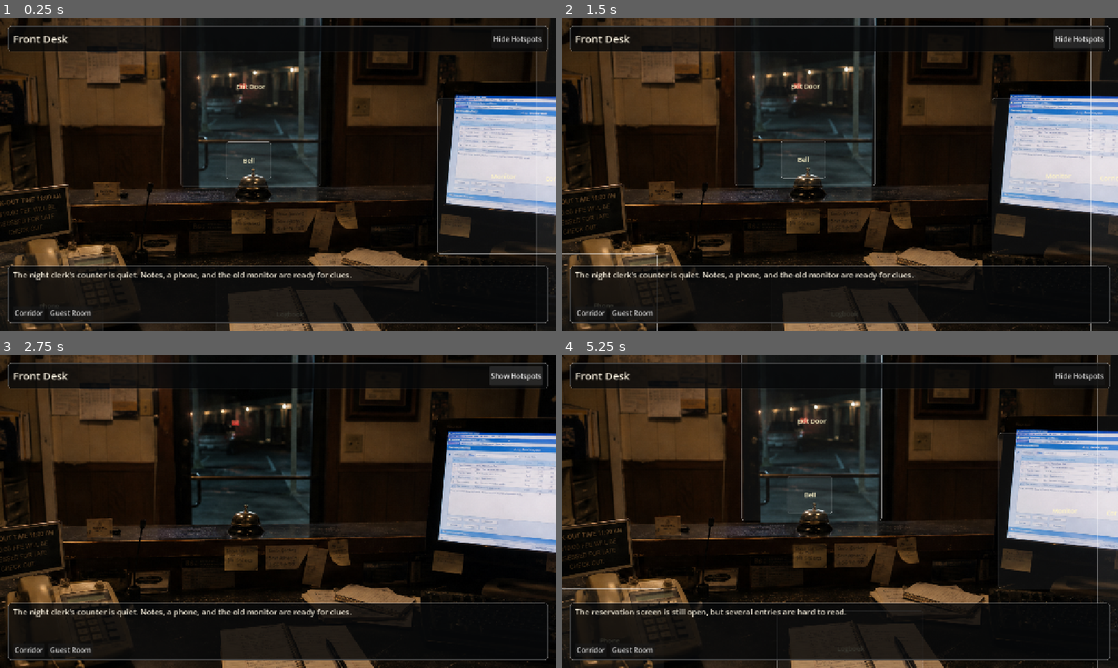
Above: before the commit, frames 1-4 (two rows, left to right).
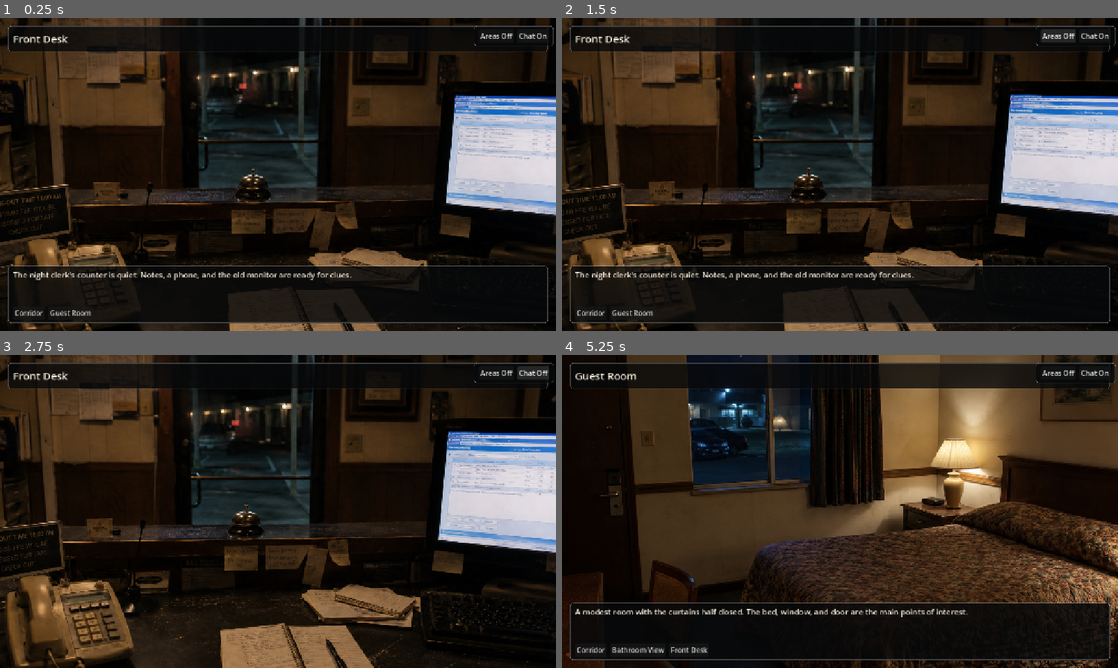
Above: after the commit, the same moments.

Repository: big-gorae/hotel-web-01
Game: Godot game, scene res://scenes/main.tscn
Same seed, same stepped clock (60 frames per second), same inputs: the game is played once before the commit and once after it.
Inputs (mouse positions are in pixels of both pictures, inside the frame that each line leads up to):
- Up to frame 1 (0.25 s): no input
- Up to frame 2 (1.5 s): click "Hide Hotspots" (after the commit: "Areas Off") at 0.5 s; click "Show Hotspots" (after the commit: "Areas On") at 1.25 s
- Up to frame 3 (2.75 s): click (533, 373) at 2 s, where only the run after the commit has a clickable "Chat On"
- Up to frame 4 (5.25 s): click (1095, 373) at 2.75 s, where only the run after the commit has a clickable "Chat Off"; click "Corridor" at 3.5 s; click (1112, 511) at 4.25 s, where only the run before the commit has a clickable "Corridor"; click (628, 461) at 5.02 s

The runs differ from the first frame. In frame 1, 1.0% of the frame differs, in the area x 7-100%, y 0-100%; in frame 2, 2.2%; in frame 3, 9.4%; in frame 4, 57%, in the area x 0-100%, y 0-100%.

Commit message:
fix: hide hotspot overlays by default

Diff:
--- a/scripts/main.gd
+++ b/scripts/main.gd
@@ -16,6 +16,10 @@
 	"bg": Color(0.25, 0.72, 1.0, 0.22),
 	"border": Color(0.45, 0.82, 1.0, 0.95),
 }
+const HIDDEN_STYLE := {
+	"bg": Color(1.0, 1.0, 1.0, 0.0),
+	"border": Color(1.0, 1.0, 1.0, 0.0),
+}
 
 const HOTEL_SCENES := {
 	"front_desk": {
@@ -206,15 +210,18 @@
 var current_scene_id := START_SCENE_ID
 var current_texture: Texture2D
 var hotspot_buttons: Array[Button] = []
-var show_hotspots := true
+var show_hotspots := false
+var show_chat := true
 var mouse_position := Vector2.ZERO
 
 var photo: TextureRect
 var hotspot_layer: Control
 var title_label: Label
+var bottom_panel: PanelContainer
 var message_label: Label
 var nav_bar: HBoxContainer
 var hotspot_toggle: Button
+var chat_toggle: Button
 
 
 func _ready() -> void:
@@ -278,13 +285,37 @@
 	title_label.add_theme_color_override("font_color", Color(0.96, 0.93, 0.86))
 	top_row.add_child(title_label)
 
+	var corner_panel := PanelContainer.new()
+	corner_panel.anchor_left = 1.0
+	corner_panel.anchor_right = 1.0
+	corner_panel.anchor_top = 0.0
+	corner_panel.anchor_bottom = 0.0
+	corner_panel.offset_left = -190.0
+	corner_panel.offset_top = 18.0
+	corner_panel.offset_right = -18.0
+	corner_panel.offset_bottom = 58.0
+	corner_panel.add_theme_stylebox_override("panel", _make_panel_style(Color(0.03, 0.035, 0.04, 0.78), Color(1.0, 1.0, 1.0, 0.10), 8))
+	add_child(corner_panel)
+
+	var corner_row := HBoxContainer.new()
+	corner_row.add_theme_constant_override("separation", 8)
+	corner_panel.add_child(corner_row)
+
 	hotspot_toggle = Button.new()
-	hotspot_toggle.text = "Hide Hotspots"
+	hotspot_toggle.text = "Areas Off"
+	hotspot_toggle.custom_minimum_size = Vector2(76.0, 30.0)
 	hotspot_toggle.focus_mode = Control.FOCUS_NONE
 	hotspot_toggle.pressed.connect(_toggle_hotspots)
-	top_row.add_child(hotspot_toggle)
-
-	var bottom_panel := PanelContainer.new()
+	corner_row.add_child(hotspot_toggle)
+
+	chat_toggle = Button.new()
+	chat_toggle.text = "Chat On"
+	chat_toggle.custom_minimum_size = Vector2(72.0, 30.0)
+	chat_toggle.focus_mode = Control.FOCUS_NONE
+	chat_toggle.pressed.connect(_toggle_chat)
+	corner_row.add_child(chat_toggle)
+
+	bottom_panel = PanelContainer.new()
 	bottom_panel.set_anchors_and_offsets_preset(Control.PRESET_BOTTOM_WIDE)
 	bottom_panel.offset_left = 18.0
 	bottom_panel.offset_top = -150.0
@@ -321,16 +352,12 @@
 		button.focus_mode = Control.FOCUS_NONE
 		button.mouse_default_cursor_shape = Control.CURSOR_POINTING_HAND
 		button.set_meta("hotspot", hotspot)
-		button.add_theme_stylebox_override("normal", _make_panel_style(IDLE_STYLE["bg"], IDLE_STYLE["border"], 5))
-		button.add_theme_stylebox_override("hover", _make_panel_style(HOVER_STYLE["bg"], HOVER_STYLE["border"], 5))
-		button.add_theme_stylebox_override("pressed", _make_panel_style(PRESS_STYLE["bg"], PRESS_STYLE["border"], 5))
-		button.add_theme_color_override("font_color", Color(1.0, 0.96, 0.78))
-		button.add_theme_color_override("font_hover_color", Color(1.0, 0.95, 0.62))
 		button.add_theme_font_size_override("font_size", 15)
-		button.visible = show_hotspots
 		button.pressed.connect(_on_hotspot_pressed.bind(hotspot))
 		hotspot_layer.add_child(button)
 		hotspot_buttons.append(button)
+
+	_apply_hotspot_display()
 
 
 func _build_navigation(exits: Array) -> void:
@@ -356,10 +383,36 @@
 
 func _toggle_hotspots() -> void:
 	show_hotspots = not show_hotspots
-	hotspot_toggle.text = "Hide Hotspots" if show_hotspots else "Show Hotspots"
+	_apply_hotspot_display()
+
+
+func _toggle_chat() -> void:
+	show_chat = not show_chat
+	bottom_panel.visible = show_chat
+	chat_toggle.text = "Chat On" if show_chat else "Chat Off"
+
+
+func _apply_hotspot_display() -> void:
+	hotspot_toggle.text = "Areas On" if show_hotspots else "Areas Off"
 
 	for button in hotspot_buttons:
-		button.visible = show_hotspots
+		var hotspot: Dictionary = button.get_meta("hotspot")
+		if show_hotspots:
+			button.text = hotspot["label"]
+			button.tooltip_text = hotspot.get("text", hotspot["label"])
+			button.add_theme_stylebox_override("normal", _make_panel_style(IDLE_STYLE["bg"], IDLE_STYLE["border"], 5))
+			button.add_theme_stylebox_override("hover", _make_panel_style(HOVER_STYLE["bg"], HOVER_STYLE["border"], 5))
+			button.add_theme_stylebox_override("pressed", _make_panel_style(PRESS_STYLE["bg"], PRESS_STYLE["border"], 5))
+			button.add_theme_color_override("font_color", Color(1.0, 0.96, 0.78))
+			button.add_theme_color_override("font_hover_color", Color(1.0, 0.95, 0.62))
+		else:
+			button.text = ""
+			button.tooltip_text = ""
+			button.add_theme_stylebox_override("normal", _make_panel_style(HIDDEN_STYLE["bg"], HIDDEN_STYLE["border"], 5))
+			button.add_theme_stylebox_override("hover", _make_panel_style(HIDDEN_STYLE["bg"], HIDDEN_STYLE["border"], 5))
+			button.add_theme_stylebox_override("pressed", _make_panel_style(HIDDEN_STYLE["bg"], HIDDEN_STYLE["border"], 5))
+			button.add_theme_color_override("font_color", Color(1.0, 1.0, 1.0, 0.0))
+			button.add_theme_color_override("font_hover_color", Color(1.0, 1.0, 1.0, 0.0))
 
 
 func _set_message(message: String) -> void:
Not shown, changed: README.md
